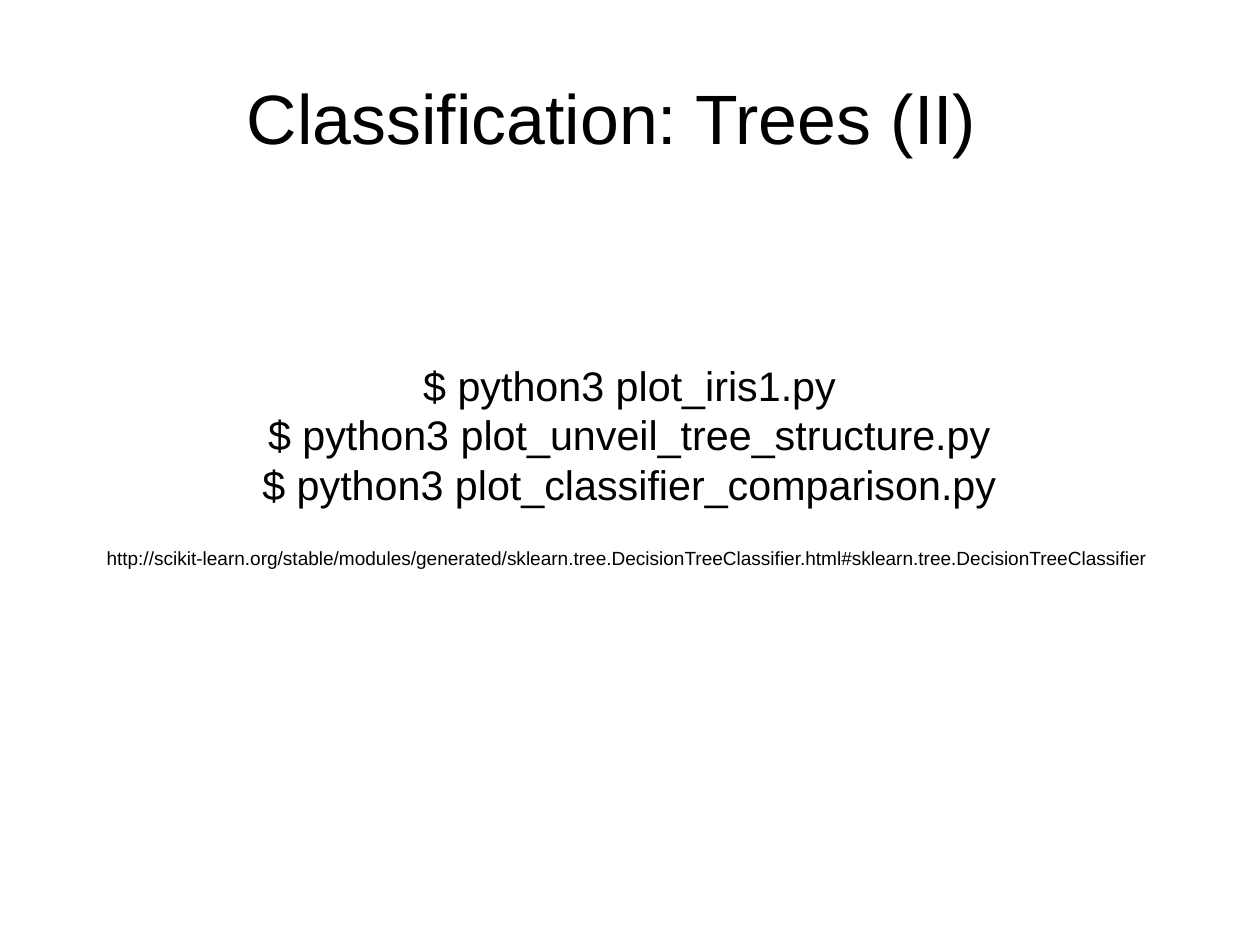
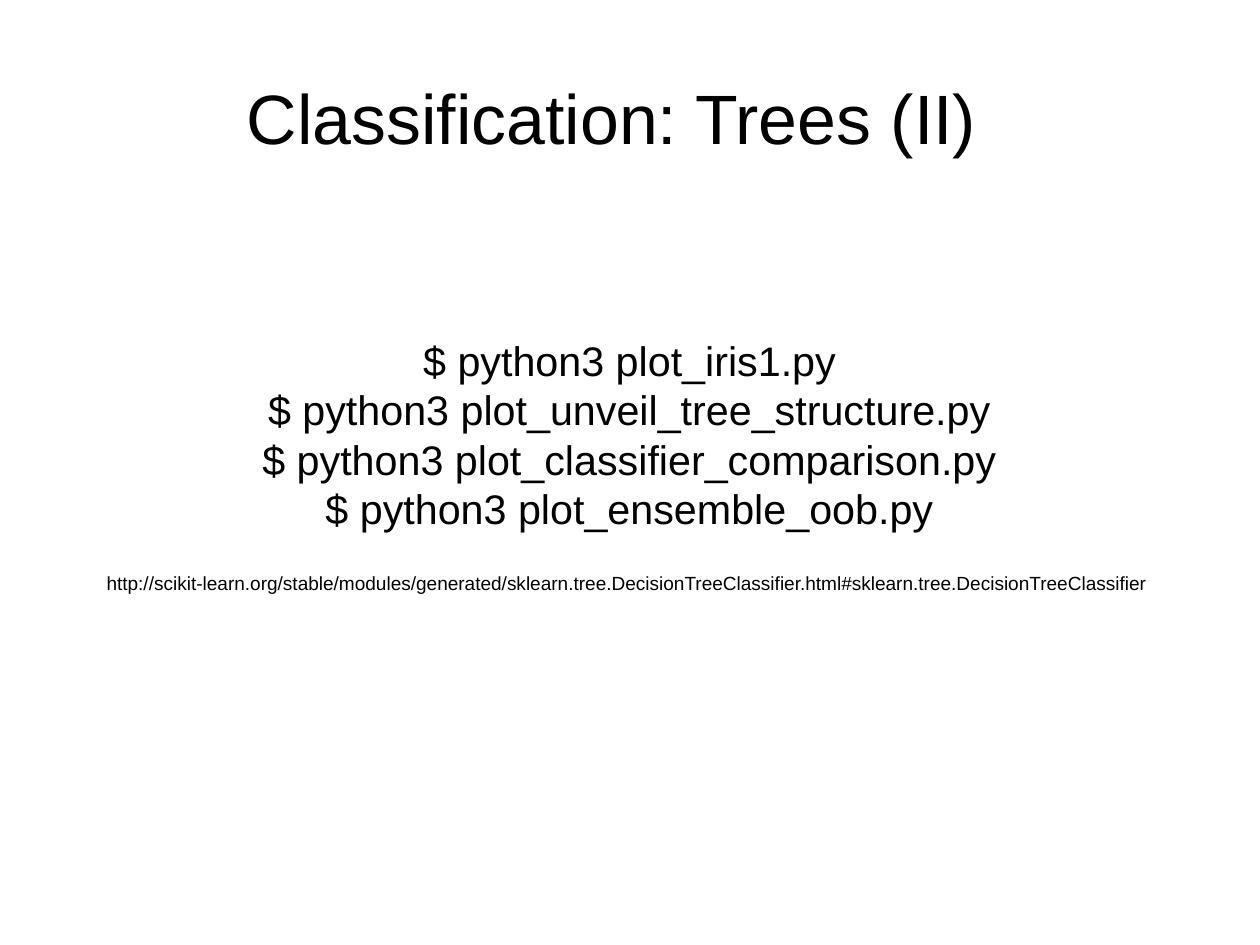
Before and after one commit to davidam/python-examples, a slide deck: slide 14 of slides/scikit.odp. Drawn at 1260x945 pixels with LibreOffice and Linux fonts; fonts in the diff are those of the drawing. Boxes give left, top, right and bottom in pixels: in the first picture for what was removed or moved away, otherwise in the second. Text is boxed around its words. In the diff, an @@ line names an element or a change of style, - is before the commit and + after.

```diff
--- a/slides/scikit.odp
+++ b/slides/scikit.odp
@@ subtitle at [360,494,933,533]: paragraph added @@
+$ python3 plot_ensemble_oob.py
```
Also in this commit, not shown: 2 other slides changed.
